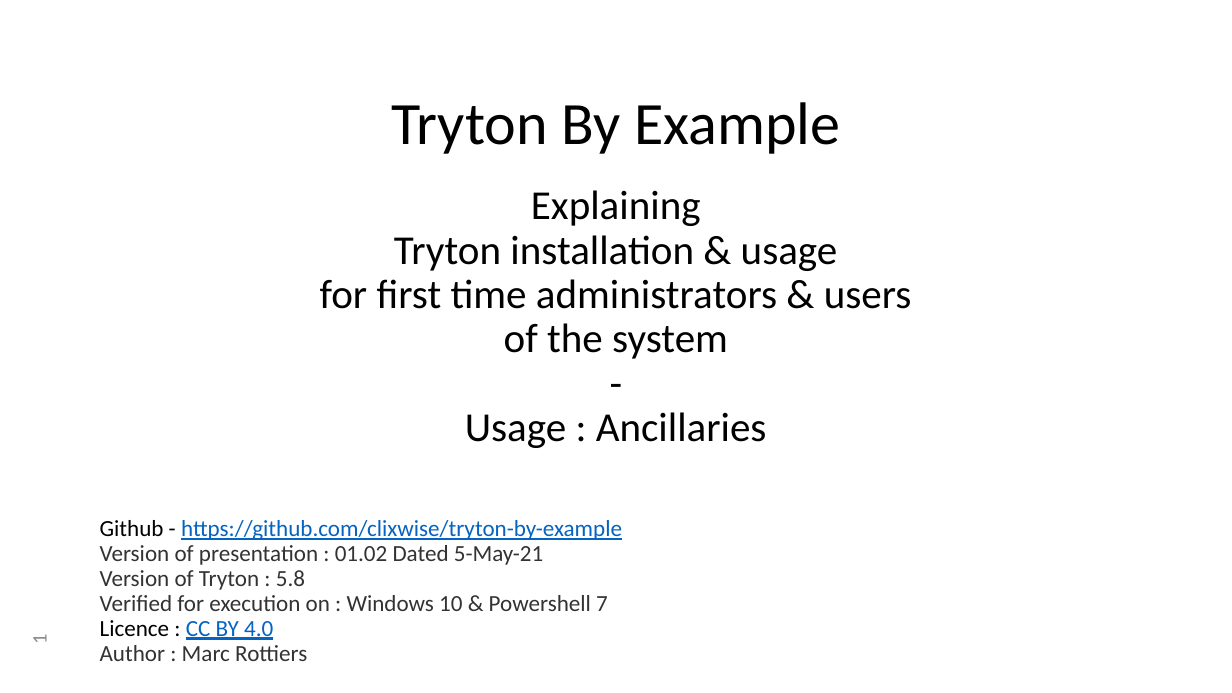
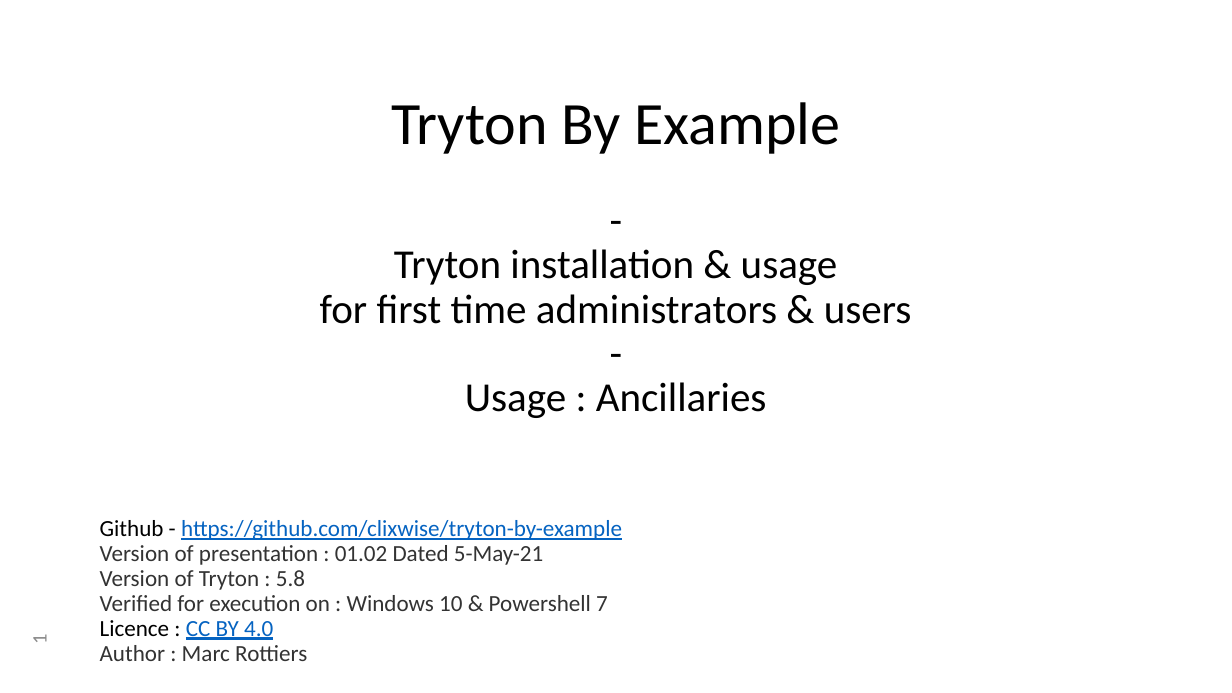
Before and after one commit to clixwise/tryton-by-example, a slide deck: slide 1 of 5.8/Tryton 5.8 - Doc 80.01 - Ancillaries.pptx. Drawn at 1232x693 pixels with LibreOffice and Linux fonts; fonts in the diff are those of the drawing. Boxes give left, top, right and bottom in pixels: in the first picture for what was removed or moved away, otherwise in the second. Text is boxed around its words. In the diff, an @@ line names an element or a change of style, - is before the commit and + after.

```diff
--- a/5.8/Tryton 5.8 - Doc 80.01 - Ancillaries.pptx
+++ b/5.8/Tryton 5.8 - Doc 80.01 - Ancillaries.pptx
@@ title at box(320, 249, 912, 418): text changed @@
-Explaining
-Tryton installation & usage
-for first time administrators & users
-of the system
--
-Usage : Ancillaries
+-
+Tryton installation & usage
+for first time administrators & users
+-
+Usage : Ancillaries
```
Also in this commit, not shown: 8 other files.
